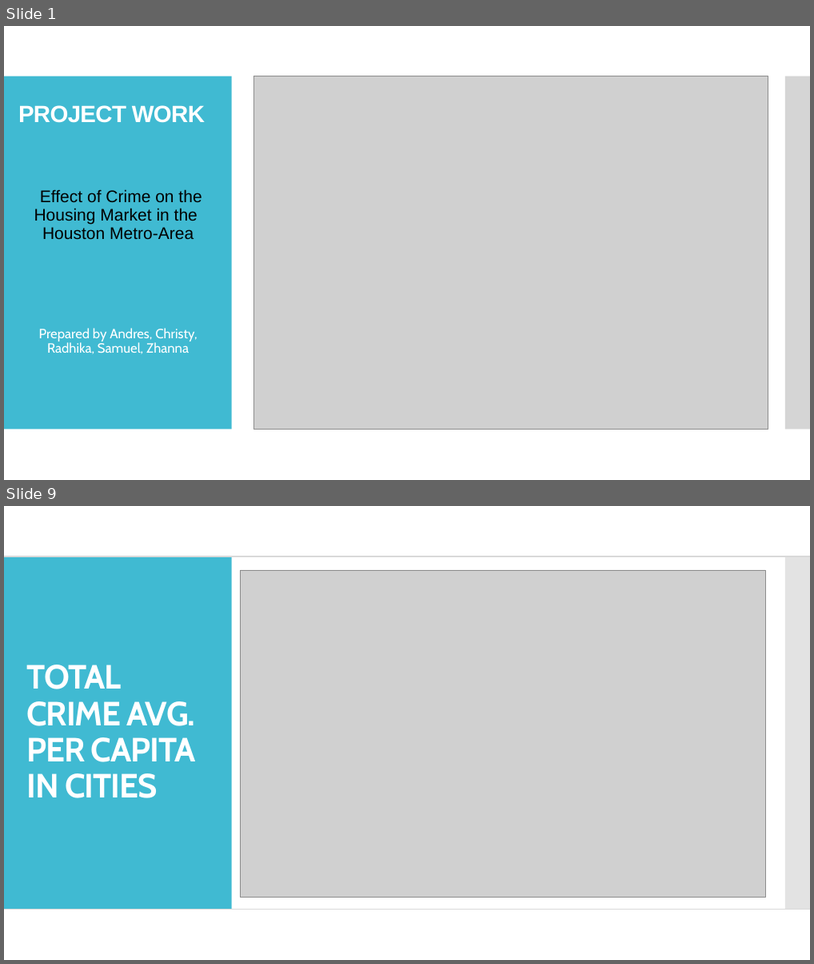
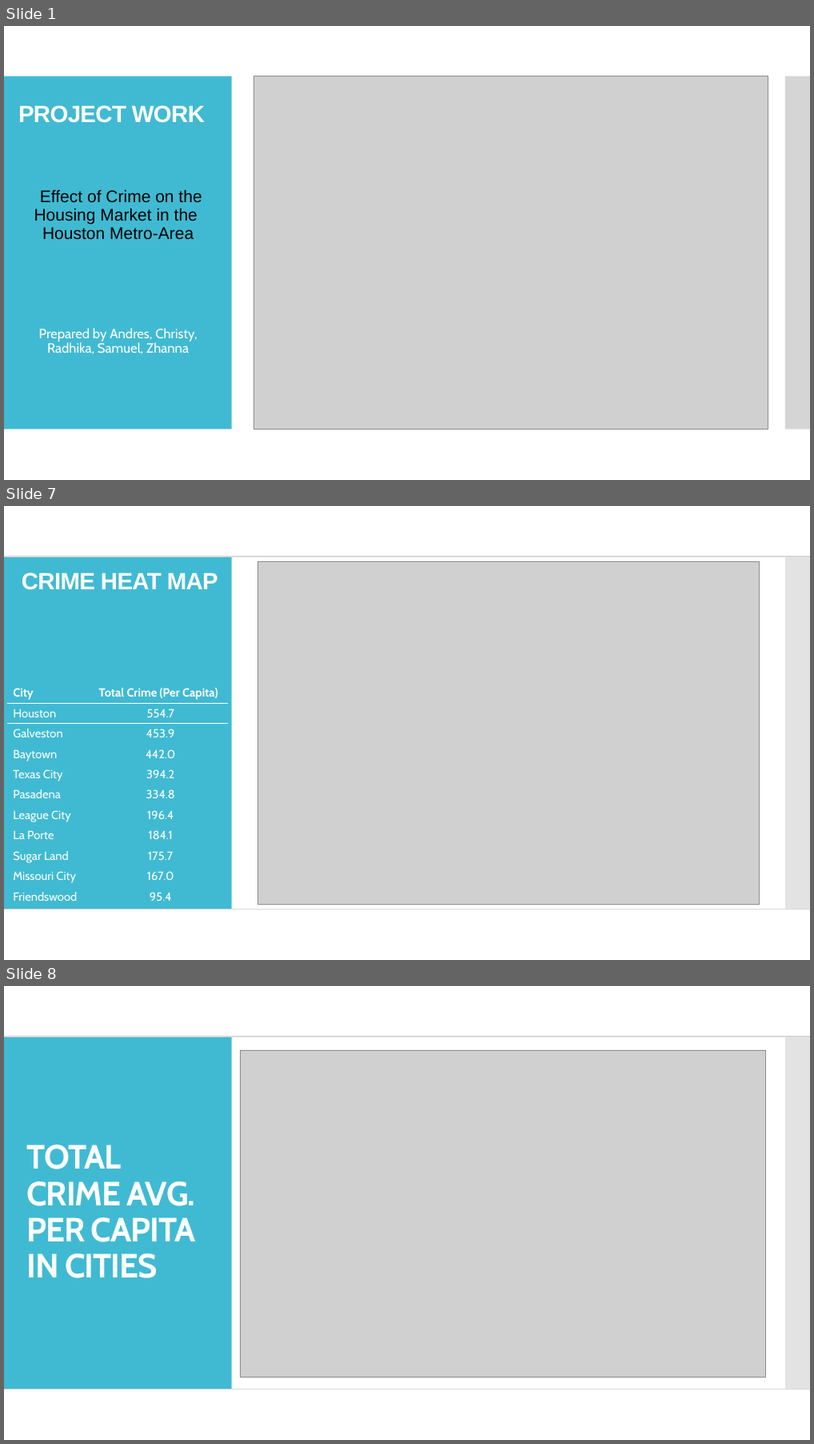
Before and after one commit to andresocorro/project_1, a slide deck: Presentation/final draft.pptx. Shown one above the other, each under a label of ours: slides 1 and 9 before the commit, slides 1, 7 and 8 after it; the slides between them are not shown. The pictures are 814x964 and 814x1444 pixels, drawn with LibreOffice and Linux fonts; fonts in the diff are those of the drawing; grey boxes stand for pictures. Boxes give left, top, right and bottom in pixels: in the first picture for what was removed or moved away, otherwise in the second. Text is boxed around its words. In the diff, an @@ line names an element or a change of style, - is before the commit and + after.

```diff
--- a/Presentation/final draft.pptx
+++ b/Presentation/final draft.pptx
@@ slide 7 added at box(4, 506, 810, 960), background #FFFFFF; not listed: 2 template elements that a slide beside it also shows @@
@@ line added from (4, 556) to (810, 556), #D9D9D9 1.5 pt @@
@@ title added at box(22, 572, 218, 590), 28 pt, text #FFFFFF, bold @@
+CRIME HEAT MAP
@@ picture added at box(258, 562, 759, 904) @@
@@ table added at box(7, 683, 229, 904), 11 rows, 2 columns @@
+City | Total Crime (Per Capita)
+Houston | 554.7
+Galveston | 453.9
+Baytown | 442.0
+Texas City | 394.2
+Pasadena | 334.8
+League City | 196.4
+La Porte | 184.1
+Sugar Land | 175.7
+Missouri City | 167.0
+Friendswood | 95.4
@@ line added from (4, 909) to (810, 909), #D9D9D9 1.5 pt @@
@@ what was slide 9 is now slide 8 @@
```
Also in this commit, not shown: 9 slides changed, 1 other slide added, 5 slides removed, 1 other file.
